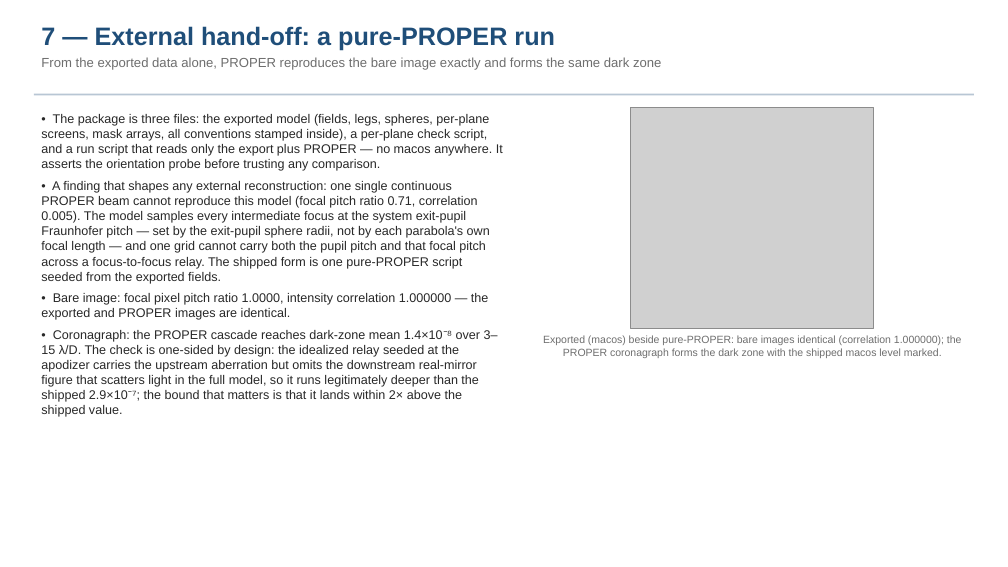
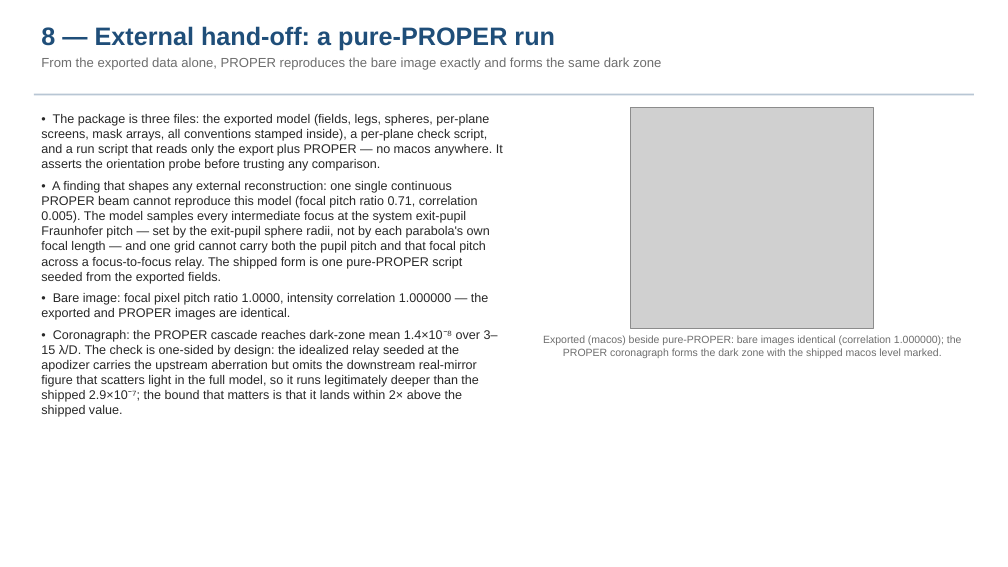
Before and after one commit to nasa-jpl/MACOS_resources, a slide deck: slide 9 of mmacos/templates/30_instruments/bench_ctb/deck_ctb.pptx (slide 8 before the commit). Drawn at 1008x567 pixels with LibreOffice and Linux fonts; fonts in the diff are those of the drawing; grey boxes stand for pictures. Boxes give left, top, right and bottom in pixels: in the first picture for what was removed or moved away, otherwise in the second. Text is boxed around its words. In the diff, an @@ line names an element or a change of style, - is before the commit and + after.

```diff
--- a/mmacos/templates/30_instruments/bench_ctb/deck_ctb.pptx
+++ b/mmacos/templates/30_instruments/bench_ctb/deck_ctb.pptx
@@ text at [41,26,555,51]: text changed @@
-7 — External hand-off: a pure-PROPER run
+8 — External hand-off: a pure-PROPER run
```
Also in this commit, not shown: 4 other slides changed, 1 slide added, 7 other files.
